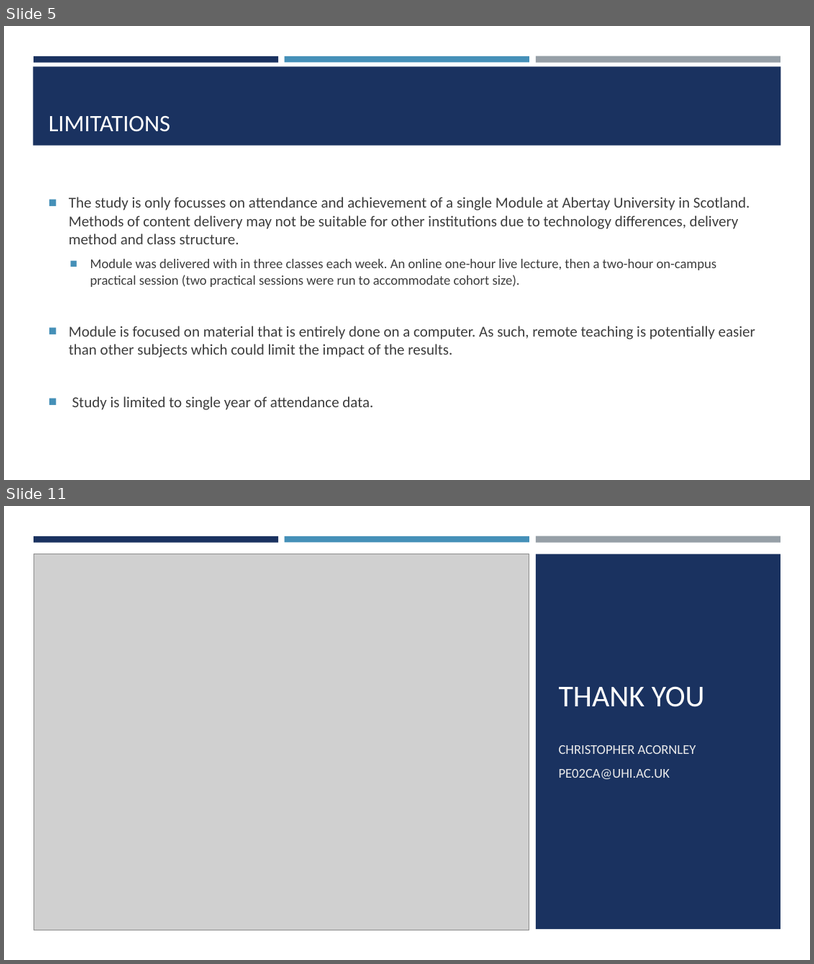
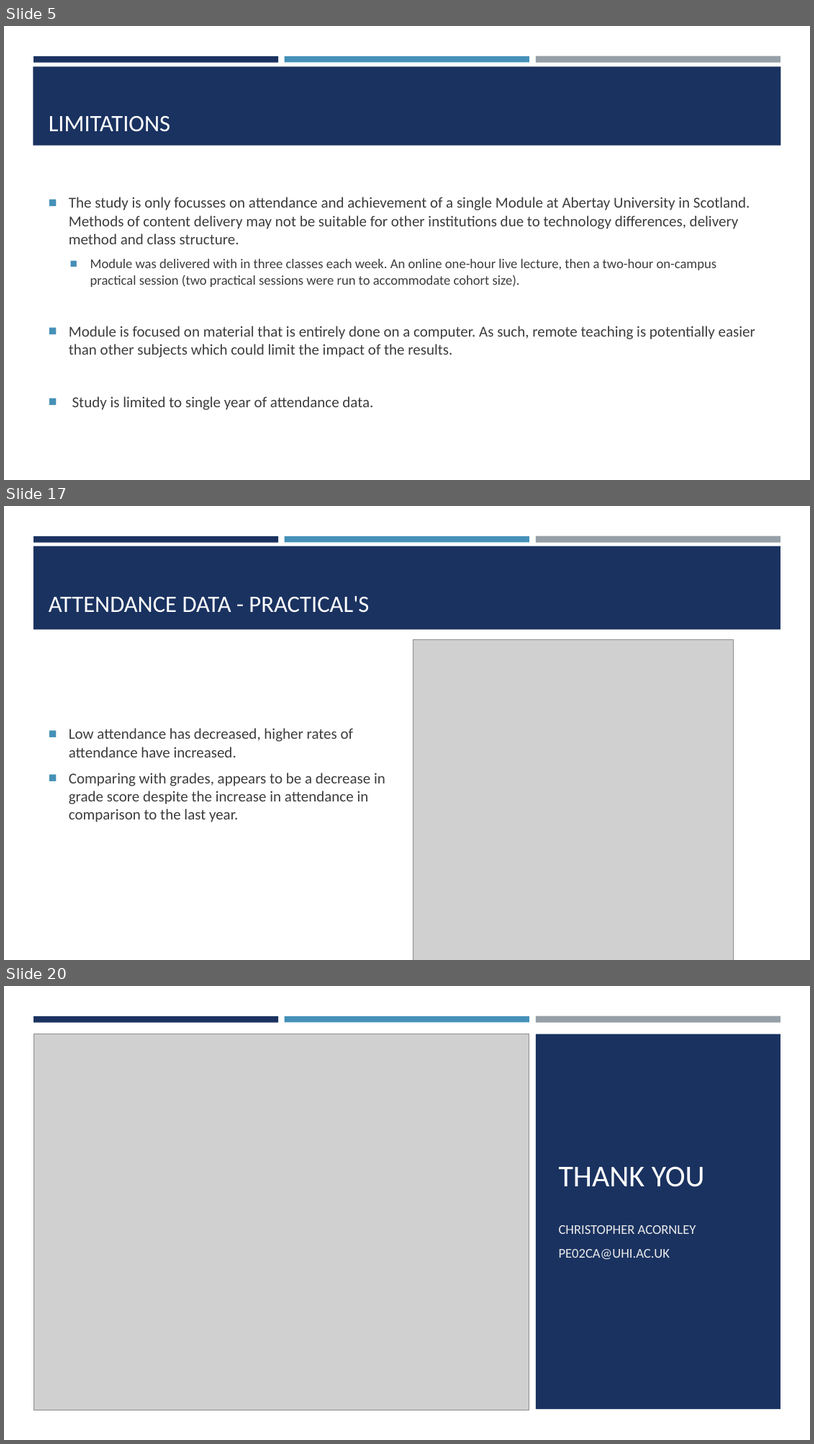
Before and after one commit to ChrisAcornleyPhD/CAP512Data, a slide deck: scripts/CAP512.pptx. Shown one above the other, each under a label of ours: slides 5 and 11 before the commit, slides 5, 17 and 20 after it; the slides between them are not shown. The pictures are 814x964 and 814x1444 pixels, drawn with LibreOffice and Linux fonts; fonts in the diff are those of the drawing; grey boxes stand for pictures. Boxes give left, top, right and bottom in pixels: in the first picture for what was removed or moved away, otherwise in the second. Text is boxed around its words. In the diff, an @@ line names an element or a change of style, - is before the commit and + after.

Commit message:
Basic analysis of grade and attendance data

```diff
--- a/scripts/CAP512.pptx
+++ b/scripts/CAP512.pptx
@@ slide 17 added at [4, 506, 810, 960], background #FFFFFF; not listed: 3 template elements that a slide beside it also shows @@
@@ rectangle added at [34, 546, 782, 629], fill #1A3260 @@
@@ title added at [49, 596, 369, 613], 28 pt, text #FFFFFF @@
+ATTENDANCE DATA - PRACTICAL'S
@@ picture added at [414, 640, 733, 960] @@
@@ text added at [69, 728, 386, 822], 18 pt, text #3D3D3D @@
+■ Low attendance has decreased, higher rates of attendance have increased.
+■ Comparing with grades, appears to be a decrease in grade score despite the increase in attendance in comparison to the last year.
@@ what was slide 11 is now slide 20 @@
```
Also in this commit, not shown: 3 slides changed, 10 other slides added, 2 slides removed.
